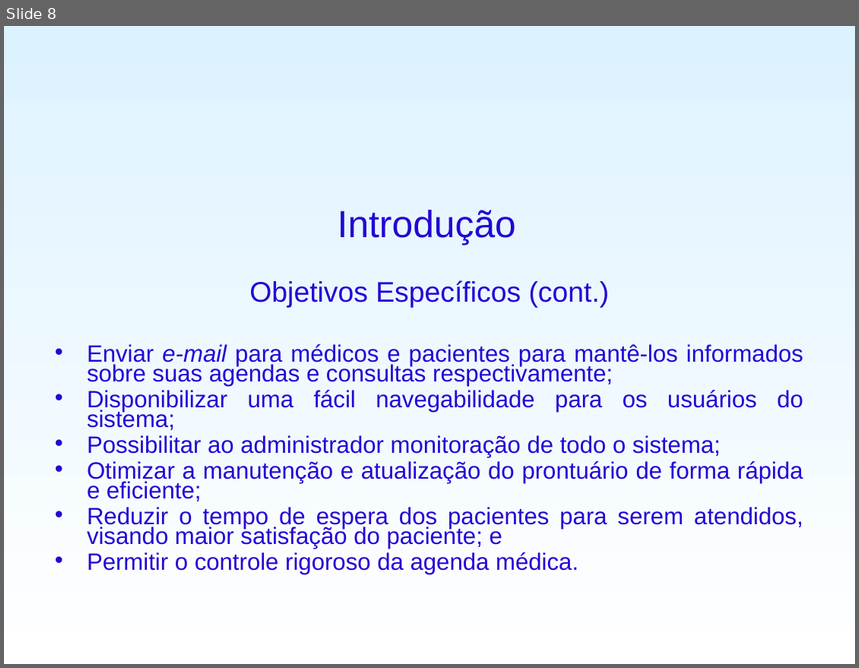
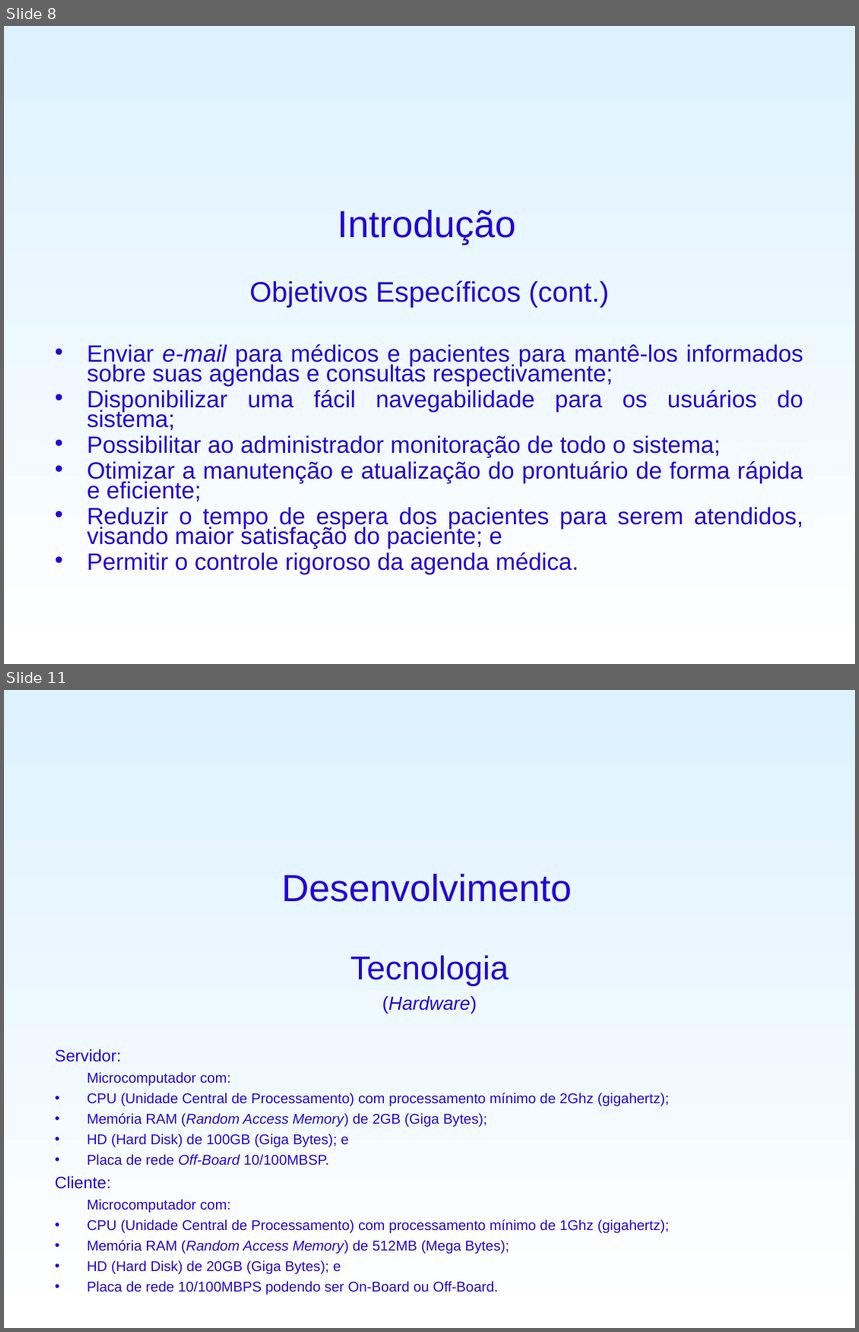
Before and after one commit to fygarciaj/spammichelangelo, a slide deck: SisPAM/PreProjeto/ApresentaçãoTCC.ppt. Shown one above the other, each under a label of ours: slide 8 before the commit, slides 8 and 11 after it; the slides between them are not shown. The pictures are 859x668 and 859x1332 pixels, drawn with LibreOffice and Linux fonts; fonts in the diff are those of the drawing; background and template pictures are left out. Boxes give left, top, right and bottom in pixels: in the first picture for what was removed or moved away, otherwise in the second. Text is boxed around its words. In the diff, an @@ line names an element or a change of style, - is before the commit and + after.

```diff
--- a/SisPAM/PreProjeto/ApresentaçãoTCC.ppt
+++ b/SisPAM/PreProjeto/ApresentaçãoTCC.ppt
@@ slide 11 added at (4, 690, 855, 1328), background gradient #DDF2FF to #FFFFFF @@
@@ title added at (281, 874, 572, 902), 32 pt, text #2306D4 @@
+Desenvolvimento
@@ text added at (55, 955, 669, 1295), 12 pt, text #2306D4 @@
+Tecnologia
+(Hardware)
+Servidor:
+Microcomputador com:
+• CPU (Unidade Central de Processamento) com processamento mínimo de 2Ghz (gigahertz);
+• Memória RAM (Random Access Memory) de 2GB (Giga Bytes);
+• HD (Hard Disk) de 100GB (Giga Bytes); e
+• Placa de rede Off-Board 10/100MBSP.
+Cliente:
+Microcomputador com:
+• CPU (Unidade Central de Processamento) com processamento mínimo de 1Ghz (gigahertz);
+• Memória RAM (Random Access Memory) de 512MB (Mega Bytes);
+• HD (Hard Disk) de 20GB (Giga Bytes); e
+• Placa de rede 10/100MBPS podendo ser On-Board ou Off-Board.
```
Also in this commit, not shown: 9 other slides added, 1 slide removed, 1 other file.
